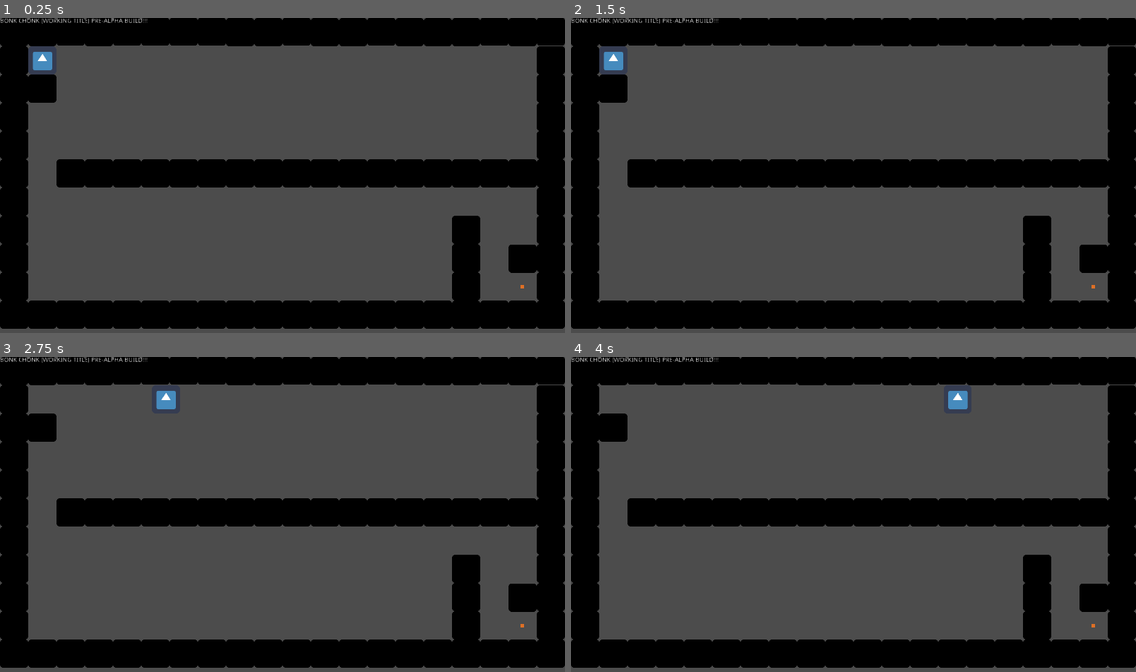
Above: before the commit, frames 1-4 (two rows, left to right).
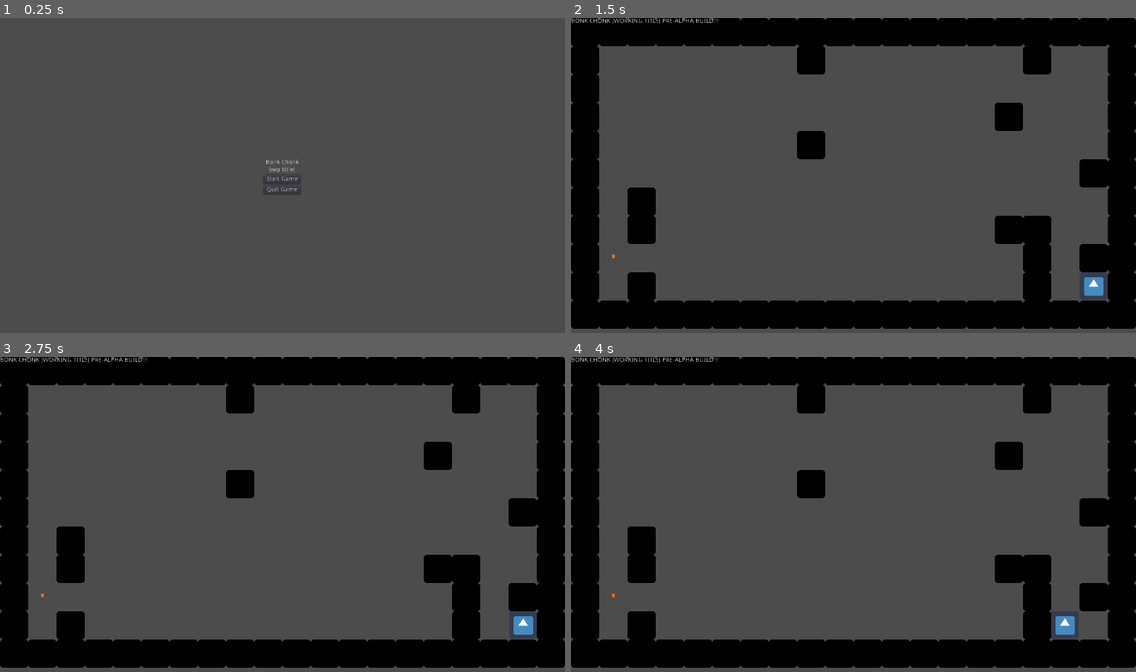
Above: after the commit, the same moments.

Repository: why-is-wy-taken/bonk-chonk
Game: Godot game, scene res://TitleMenu.tscn
Two runs of this game, one before a commit and one after it. Both use one fixed random seed, a clock stepped at 60 frames per second and the inputs below. Before the commit the project starts from res://levels/Level01.tscn. The engine's default icon, where the game draws it, is replaced by a stand-in: a white triangle on a blue panel in a dark square.
Inputs (mouse positions are in pixels of both pictures, inside the frame that each line leads up to):
- Up to frame 1 (0.25 s): no input
- Up to frame 2 (1.5 s): click (853, 178) at 0.5 s, where only the run after the commit has a clickable "Start Game"; click (853, 172) at 1.25 s, where only the run after the commit has a clickable "Level 02"
- Up to frame 3 (2.75 s): tap Enter at 2 s; hold Right (ui_right) from 2.03 s (still down); tap Up (ui_up) at 2.27 s
- Up to frame 4 (4 s): tap Up (ui_up) at 3.02 s; release Right (ui_right) at 3.53 s; hold Left (ui_left) from 3.53 s (still down)

The runs differ from the first frame. In frame 1, 36% of the frame differs, in the area x 0-100%, y 0-99%; in frame 2, 12%; in frame 3, 12%; in frame 4, 12%.

Commit message:
Multiple - Added 4th level - Added Title menu - Added level select menu (debug purposes!)

Diff:
--- /dev/null
+++ b/LevelMenu.tscn
@@ -0,0 +1,57 @@
+[gd_scene load_steps=2 format=2]
+
+[ext_resource path="res://assets/scripts/LevelMenu.gd" type="Script" id=1]
+
+[node name="LevelMenu" type="Control"]
+anchor_right = 1.0
+anchor_bottom = 1.0
+script = ExtResource( 1 )
+__meta__ = {
+"_edit_use_anchors_": false
+}
+
+[node name="CenterContainer" type="CenterContainer" parent="."]
+anchor_right = 1.0
+anchor_bottom = 1.0
+__meta__ = {
+"_edit_use_anchors_": false
+}
+
+[node name="VBoxContainer" type="VBoxContainer" parent="CenterContainer"]
+margin_left = 607.0
+margin_top = 314.0
+margin_right = 673.0
+margin_bottom = 406.0
+
+[node name="Level01" type="Button" parent="CenterContainer/VBoxContainer"]
+margin_right = 66.0
+margin_bottom = 20.0
+text = "Level 01"
+
+[node name="Level02" type="Button" parent="CenterContainer/VBoxContainer"]
+margin_top = 24.0
+margin_right = 66.0
+margin_bottom = 44.0
+text = "Level 02"
+__meta__ = {
+"_edit_use_anchors_": false
+}
+
+[node name="Level03" type="Button" parent="CenterContainer/VBoxContainer"]
+margin_top = 48.0
+margin_right = 66.0
+margin_bottom = 68.0
+text = "Level 03"
+__meta__ = {
+"_edit_use_anchors_": false
+}
+
+[node name="Level04" type="Button" parent="CenterContainer/VBoxContainer"]
+margin_top = 72.0
+margin_right = 66.0
+margin_bottom = 92.0
+text = "Level 04"
+[connection signal="pressed" from="CenterContainer/VBoxContainer/Level01" to="." method="_on_Level01_pressed"]
+[connection signal="pressed" from="CenterContainer/VBoxContainer/Level02" to="." method="_on_Level02_pressed"]
+[connection signal="pressed" from="CenterContainer/VBoxContainer/Level03" to="." method="_on_Level03_pressed"]
+[connection signal="pressed" from="CenterContainer/VBoxContainer/Level04" to="." method="_on_Level04_pressed"]
--- /dev/null
+++ b/TitleMenu.tscn
@@ -0,0 +1,48 @@
+[gd_scene load_steps=2 format=2]
+
+[ext_resource path="res://assets/scripts/TitleMenu.gd" type="Script" id=1]
+
+[node name="TitleMenu" type="Control"]
+anchor_right = 1.0
+anchor_bottom = 1.0
+script = ExtResource( 1 )
+__meta__ = {
+"_edit_use_anchors_": false
+}
+
+[node name="CenterContainer" type="CenterContainer" parent="."]
+anchor_right = 1.0
+anchor_bottom = 1.0
+__meta__ = {
+"_edit_use_anchors_": false
+}
+
+[node name="VBoxContainer" type="VBoxContainer" parent="CenterContainer"]
+margin_left = 598.0
+margin_top = 320.0
+margin_right = 681.0
+margin_bottom = 399.0
+
+[node name="Title" type="Label" parent="CenterContainer/VBoxContainer"]
+margin_right = 83.0
+margin_bottom = 31.0
+text = "Bonk Chonk
+(wip title)"
+align = 1
+
+[node name="StartGame" type="Button" parent="CenterContainer/VBoxContainer"]
+margin_top = 35.0
+margin_right = 83.0
+margin_bottom = 55.0
+text = "Start Game"
+
+[node name="QuitGame" type="Button" parent="CenterContainer/VBoxContainer"]
+margin_top = 59.0
+margin_right = 83.0
+margin_bottom = 79.0
+text = "Quit Game"
+__meta__ = {
+"_edit_use_anchors_": false
+}
+[connection signal="pressed" from="CenterContainer/VBoxContainer/StartGame" to="." method="_on_StartGame_pressed"]
+[connection signal="pressed" from="CenterContainer/VBoxContainer/QuitGame" to="." method="_on_QuitGame_pressed"]
--- /dev/null
+++ b/assets/scripts/LevelMenu.gd
@@ -0,0 +1,13 @@
+extends Control
+
+func _on_Level01_pressed():
+	get_tree().change_scene("res://levels/Level01.tscn")
+
+func _on_Level02_pressed():
+	get_tree().change_scene("res://levels/Level02.tscn")
+
+func _on_Level03_pressed():
+	get_tree().change_scene("res://levels/Level03.tscn")
+
+func _on_Level04_pressed():
+		get_tree().change_scene("res://levels/Level04.tscn")
--- /dev/null
+++ b/assets/scripts/TitleMenu.gd
@@ -0,0 +1,8 @@
+# TitleMenu.gd
+extends Control
+
+func _on_StartGame_pressed():
+    get_tree().change_scene("res://LevelMenu.tscn")
+
+func _on_QuitGame_pressed():
+    get_tree().quit()
--- /dev/null
+++ b/levels/Level04.tscn
@@ -0,0 +1,730 @@
+[gd_scene load_steps=7 format=2]
+
+[ext_resource path="res://icon.png" type="Texture" id=1]
+[ext_resource path="res://Goal.tscn" type="PackedScene" id=2]
+[ext_resource path="res://Player.tscn" type="PackedScene" id=3]
+[ext_resource path="res://Disclaimer.tscn" type="PackedScene" id=4]
+
+[sub_resource type="RectangleShape2D" id=1]
+extents = Vector2( 32, 32 )
+
+[sub_resource type="RectangleShape2D" id=2]
+extents = Vector2( 32, 32 )
+
+[node name="Level04" type="Node"]
+
+[node name="Player" parent="." instance=ExtResource( 3 )]
+position = Vector2( 96, 544 )
+
+[node name="Goal" parent="." instance=ExtResource( 2 )]
+position = Vector2( 224, 608 )
+scale = Vector2( 0.98, 0.98 )
+
+[node name="WallsWithHoles" type="Node" parent="."]
+
+[node name="Wall01" type="StaticBody2D" parent="WallsWithHoles"]
+position = Vector2( 32, 32 )
+__meta__ = {
+"_edit_group_": true
+}
+
+[node name="CollisionShape2D" type="CollisionShape2D" parent="WallsWithHoles/Wall01"]
+shape = SubResource( 1 )
+
+[node name="Sprite" type="Sprite" parent="WallsWithHoles/Wall01"]
+modulate = Color( 0, 0, 0, 1 )
+texture = ExtResource( 1 )
+
+[node name="Wall02" type="StaticBody2D" parent="WallsWithHoles"]
+position = Vector2( 32, 96 )
+__meta__ = {
+"_edit_group_": true
+}
+
+[node name="CollisionShape2D" type="CollisionShape2D" parent="WallsWithHoles/Wall02"]
+shape = SubResource( 1 )
+
+[node name="Sprite" type="Sprite" parent="WallsWithHoles/Wall02"]
+modulate = Color( 0, 0, 0, 1 )
+texture = ExtResource( 1 )
+
+[node name="Wall03" type="StaticBody2D" parent="WallsWithHoles"]
+position = Vector2( 32, 160 )
+__meta__ = {
+"_edit_group_": true
+}
+
+[node name="CollisionShape2D" type="CollisionShape2D" parent="WallsWithHoles/Wall03"]
+shape = SubResource( 1 )
+
+[node name="Sprite" type="Sprite" parent="WallsWithHoles/Wall03"]
+modulate = Color( 0, 0, 0, 1 )
+texture = ExtResource( 1 )
+
+[node name="Wall04" type="StaticBody2D" parent="WallsWithHoles"]
+position = Vector2( 32, 287 )
+__meta__ = {
+"_edit_group_": true
+}
+
+[node name="CollisionShape2D" type="CollisionShape2D" parent="WallsWithHoles/Wall04"]
+shape = SubResource( 1 )
+
+[node name="Sprite" type="Sprite" parent="WallsWithHoles/Wall04"]
+modulate = Color( 0, 0, 0, 1 )
+texture = ExtResource( 1 )
+
+[node name="Wall05" type="StaticBody2D" parent="WallsWithHoles"]
+position = Vector2( 32, 352 )
+__meta__ = {
+"_edit_group_": true
+}
+
+[node name="CollisionShape2D" type="CollisionShape2D" parent="WallsWithHoles/Wall05"]
+shape = SubResource( 1 )
+
+[node name="Sprite" type="Sprite" parent="WallsWithHoles/Wall05"]
+modulate = Color( 0, 0, 0, 1 )
+texture = ExtResource( 1 )
+
+[node name="Wall06" type="StaticBody2D" parent="WallsWithHoles"]
+position = Vector2( 32, 416 )
+__meta__ = {
+"_edit_group_": true
+}
+
+[node name="CollisionShape2D" type="CollisionShape2D" parent="WallsWithHoles/Wall06"]
+shape = SubResource( 1 )
+
+[node name="Sprite" type="Sprite" parent="WallsWithHoles/Wall06"]
+modulate = Color( 0, 0, 0, 1 )
+texture = ExtResource( 1 )
+
+[node name="Wall07" type="StaticBody2D" parent="WallsWithHoles"]
+position = Vector2( 32, 544 )
+__meta__ = {
+"_edit_group_": true
+}
+
+[node name="CollisionShape2D" type="CollisionShape2D" parent="WallsWithHoles/Wall07"]
+shape = SubResource( 1 )
+
+[node name="Sprite" type="Sprite" parent="WallsWithHoles/Wall07"]
+modulate = Color( 0, 0, 0, 1 )
+texture = ExtResource( 1 )
+
+[node name="Wall08" type="StaticBody2D" parent="WallsWithHoles"]
+position = Vector2( 32, 608 )
+__meta__ = {
+"_edit_group_": true
+}
+
+[node name="CollisionShape2D" type="CollisionShape2D" parent="WallsWithHoles/Wall08"]
+shape = SubResource( 1 )
+
+[node name="Sprite" type="Sprite" parent="WallsWithHoles/Wall08"]
+modulate = Color( 0, 0, 0, 1 )
+texture = ExtResource( 1 )
+
+[node name="Wall09" type="StaticBody2D" parent="WallsWithHoles"]
+position = Vector2( 32, 672 )
+__meta__ = {
+"_edit_group_": true
+}
+
+[node name="CollisionShape2D" type="CollisionShape2D" parent="WallsWithHoles/Wall09"]
+shape = SubResource( 1 )
+
+[node name="Sprite" type="Sprite" parent="WallsWithHoles/Wall09"]
+modulate = Color( 0, 0, 0, 1 )
+texture = ExtResource( 1 )
+
+[node name="Wall10" type="StaticBody2D" parent="WallsWithHoles"]
+position = Vector2( 160, 672 )
+__meta__ = {
+"_edit_group_": true
+}
+
+[node name="CollisionShape2D" type="CollisionShape2D" parent="WallsWithHoles/Wall10"]
+shape = SubResource( 1 )
+
+[node name="Sprite" type="Sprite" parent="WallsWithHoles/Wall10"]
+modulate = Color( 0, 0, 0, 1 )
+texture = ExtResource( 1 )
+
+[node name="Wall11" type="StaticBody2D" parent="WallsWithHoles"]
+position = Vector2( 224, 672 )
+__meta__ = {
+"_edit_group_": true
+}
+
+[node name="CollisionShape2D" type="CollisionShape2D" parent="WallsWithHoles/Wall11"]
+shape = SubResource( 1 )
+
+[node name="Sprite" type="Sprite" parent="WallsWithHoles/Wall11"]
+modulate = Color( 0, 0, 0, 1 )
+texture = ExtResource( 1 )
+
+[node name="Wall12" type="StaticBody2D" parent="WallsWithHoles"]
+position = Vector2( 288, 672 )
+__meta__ = {
+"_edit_group_": true
+}
+
+[node name="CollisionShape2D" type="CollisionShape2D" parent="WallsWithHoles/Wall12"]
+shape = SubResource( 1 )
+
+[node name="Sprite" type="Sprite" parent="WallsWithHoles/Wall12"]
+modulate = Color( 0, 0, 0, 1 )
+texture = ExtResource( 1 )
+
+[node name="Wall13" type="StaticBody2D" parent="WallsWithHoles"]
+position = Vector2( 416, 672 )
+__meta__ = {
+"_edit_group_": true
+}
+
+[node name="CollisionShape2D" type="CollisionShape2D" parent="WallsWithHoles/Wall13"]
+shape = SubResource( 1 )
+
+[node name="Sprite" type="Sprite" parent="WallsWithHoles/Wall13"]
+modulate = Color( 0, 0, 0, 1 )
+texture = ExtResource( 1 )
+
+[node name="Wall14" type="StaticBody2D" parent="WallsWithHoles"]
+position = Vector2( 480, 672 )
+__meta__ = {
+"_edit_group_": true
+}
+
+[node name="CollisionShape2D" type="CollisionShape2D" parent="WallsWithHoles/Wall14"]
+shape = SubResource( 1 )
+
+[node name="Sprite" type="Sprite" parent="WallsWithHoles/Wall14"]
+modulate = Color( 0, 0, 0, 1 )
+texture = ExtResource( 1 )
+
+[node name="Wall15" type="StaticBody2D" parent="WallsWithHoles"]
+position = Vector2( 544, 672 )
+__meta__ = {
+"_edit_group_": true
+}
+
+[node name="CollisionShape2D" type="CollisionShape2D" parent="WallsWithHoles/Wall15"]
+shape = SubResource( 1 )
+
+[node name="Sprite" type="Sprite" parent="WallsWithHoles/Wall15"]
+modulate = Color( 0, 0, 0, 1 )
+texture = ExtResource( 1 )
+
+[node name="Wall16" type="StaticBody2D" parent="WallsWithHoles"]
+position = Vector2( 672, 672 )
+__meta__ = {
+"_edit_group_": true
+}
+
+[node name="CollisionShape2D" type="CollisionShape2D" parent="WallsWithHoles/Wall16"]
+shape = SubResource( 1 )
+
+[node name="Sprite" type="Sprite" parent="WallsWithHoles/Wall16"]
+modulate = Color( 0, 0, 0, 1 )
+texture = ExtResource( 1 )
+
+[node name="Wall17" type="StaticBody2D" parent="WallsWithHoles"]
+position = Vector2( 736, 672 )
+__meta__ = {
+"_edit_group_": true
+}
+
+[node name="CollisionShape2D" type="CollisionShape2D" parent="WallsWithHoles/Wall17"]
+shape = SubResource( 1 )
+
+[node name="Sprite" type="Sprite" parent="WallsWithHoles/Wall17"]
+modulate = Color( 0, 0, 0, 1 )
+texture = ExtResource( 1 )
+
+[node name="Wall18" type="StaticBody2D" parent="WallsWithHoles"]
+position = Vector2( 800, 672 )
+__meta__ = {
+"_edit_group_": true
+}
+
+[node name="CollisionShape2D" type="CollisionShape2D" parent="WallsWithHoles/Wall18"]
+shape = SubResource( 1 )
+
+[node name="Sprite" type="Sprite" parent="WallsWithHoles/Wall18"]
+modulate = Color( 0, 0, 0, 1 )
+texture = ExtResource( 1 )
+
+[node name="Wall19" type="StaticBody2D" parent="WallsWithHoles"]
+position = Vector2( 928, 672 )
+__meta__ = {
+"_edit_group_": true
+}
+
+[node name="CollisionShape2D" type="CollisionShape2D" parent="WallsWithHoles/Wall19"]
+shape = SubResource( 1 )
+
+[node name="Sprite" type="Sprite" parent="WallsWithHoles/Wall19"]
+modulate = Color( 0, 0, 0, 1 )
+texture = ExtResource( 1 )
+
+[node name="Wall20" type="StaticBody2D" parent="WallsWithHoles"]
+position = Vector2( 992, 672 )
+__meta__ = {
+"_edit_group_": true
+}
+
+[node name="CollisionShape2D" type="CollisionShape2D" parent="WallsWithHoles/Wall20"]
+shape = SubResource( 1 )
+
+[node name="Sprite" type="Sprite" parent="WallsWithHoles/Wall20"]
+modulate = Color( 0, 0, 0, 1 )
+texture = ExtResource( 1 )
+
+[node name="Wall21" type="StaticBody2D" parent="WallsWithHoles"]
+position = Vector2( 1056, 672 )
+__meta__ = {
+"_edit_group_": true
+}
+
+[node name="CollisionShape2D" type="CollisionShape2D" parent="WallsWithHoles/Wall21"]
+shape = SubResource( 1 )
+
+[node name="Sprite" type="Sprite" parent="WallsWithHoles/Wall21"]
+modulate = Color( 0, 0, 0, 1 )
+texture = ExtResource( 1 )
+
+[node name="Wall22" type="StaticBody2D" parent="WallsWithHoles"]
+position = Vector2( 1184, 672 )
+__meta__ = {
+"_edit_group_": true
+}
+
+[node name="CollisionShape2D" type="CollisionShape2D" parent="WallsWithHoles/Wall22"]
+shape = SubResource( 1 )
+
+[node name="Sprite" type="Sprite" parent="WallsWithHoles/Wall22"]
+modulate = Color( 0, 0, 0, 1 )
+texture = ExtResource( 1 )
+
+[node name="Wall23" type="StaticBody2D" parent="WallsWithHoles"]
+position = Vector2( 1248, 672 )
+__meta__ = {
+"_edit_group_": true
+}
+
+[node name="CollisionShape2D" type="CollisionShape2D" parent="WallsWithHoles/Wall23"]
+shape = SubResource( 1 )
+
+[node name="Sprite" type="Sprite" parent="WallsWithHoles/Wall23"]
+modulate = Color( 0, 0, 0, 1 )
+texture = ExtResource( 1 )
+
+[node name="Wall24" type="StaticBody2D" parent="WallsWithHoles"]
+position = Vector2( 1248, 608 )
+__meta__ = {
+"_edit_group_": true
+}
+
+[node name="CollisionShape2D" type="CollisionShape2D" parent="WallsWithHoles/Wall24"]
+shape = SubResource( 1 )
+
+[node name="Sprite" type="Sprite" parent="WallsWithHoles/Wall24"]
+modulate = Color( 0, 0, 0, 1 )
+texture = ExtResource( 1 )
+
+[node name="Wall25" type="StaticBody2D" parent="WallsWithHoles"]
+position = Vector2( 1248, 480 )
+__meta__ = {
+"_edit_group_": true
+}
+
+[node name="CollisionShape2D" type="CollisionShape2D" parent="WallsWithHoles/Wall25"]
+shape = SubResource( 1 )
+
+[node name="Sprite" type="Sprite" parent="WallsWithHoles/Wall25"]
+modulate = Color( 0, 0, 0, 1 )
+texture = ExtResource( 1 )
+
+[node name="Wall26" type="StaticBody2D" parent="WallsWithHoles"]
+position = Vector2( 1248, 416 )
+__meta__ = {
+"_edit_group_": true
+}
+
+[node name="CollisionShape2D" type="CollisionShape2D" parent="WallsWithHoles/Wall26"]
+shape = SubResource( 1 )
+
+[node name="Sprite" type="Sprite" parent="WallsWithHoles/Wall26"]
+modulate = Color( 0, 0, 0, 1 )
+texture = ExtResource( 1 )
+
+[node name="Wall27" type="StaticBody2D" parent="WallsWithHoles"]
+position = Vector2( 1248, 352 )
+__meta__ = {
+"_edit_group_": true
+}
+
+[node name="CollisionShape2D" type="CollisionShape2D" parent="WallsWithHoles/Wall27"]
+shape = SubResource( 1 )
+
+[node name="Sprite" type="Sprite" parent="WallsWithHoles/Wall27"]
+modulate = Color( 0, 0, 0, 1 )
+texture = ExtResource( 1 )
+
+[node name="Wall28" type="StaticBody2D" parent="WallsWithHoles"]
+position = Vector2( 1248, 224.64 )
+__meta__ = {
+"_edit_group_": true
+}
+
+[node name="CollisionShape2D" type="CollisionShape2D" parent="WallsWithHoles/Wall28"]
+shape = SubResource( 1 )
+
+[node name="Sprite" type="Sprite" parent="WallsWithHoles/Wall28"]
+modulate = Color( 0, 0, 0, 1 )
+texture = ExtResource( 1 )
+
+[node name="Wall29" type="StaticBody2D" parent="WallsWithHoles"]
+position = Vector2( 1248, 160 )
+__meta__ = {
+"_edit_group_": true
+}
+
+[node name="CollisionShape2D" type="CollisionShape2D" parent="WallsWithHoles/Wall29"]
+shape = SubResource( 1 )
+
+[node name="Sprite" type="Sprite" parent="WallsWithHoles/Wall29"]
+modulate = Color( 0, 0, 0, 1 )
+texture = ExtResource( 1 )
+
+[node name="Wall30" type="StaticBody2D" parent="WallsWithHoles"]
+position = Vector2( 1248, 32 )
+__meta__ = {
+"_edit_group_": true
+}
+
+[node name="CollisionShape2D" type="CollisionShape2D" parent="WallsWithHoles/Wall30"]
+shape = SubResource( 1 )
+
+[node name="Sprite" type="Sprite" parent="WallsWithHoles/Wall30"]
+modulate = Color( 0, 0, 0, 1 )
+texture = ExtResource( 1 )
+
+[node name="Wall31" type="StaticBody2D" parent="WallsWithHoles"]
+position = Vector2( 1184, 32 )
+__meta__ = {
+"_edit_group_": true
+}
+
+[node name="CollisionShape2D" type="CollisionShape2D" parent="WallsWithHoles/Wall31"]
+shape = SubResource( 1 )
+
+[node name="Sprite" type="Sprite" parent="WallsWithHoles/Wall31"]
+modulate = Color( 0, 0, 0, 1 )
+texture = ExtResource( 1 )
+
+[node name="Wall32" type="StaticBody2D" parent="WallsWithHoles"]
+position = Vector2( 1120, 32 )
+__meta__ = {
+"_edit_group_": true
+}
+
+[node name="CollisionShape2D" type="CollisionShape2D" parent="WallsWithHoles/Wall32"]
+shape = SubResource( 1 )
+
+[node name="Sprite" type="Sprite" parent="WallsWithHoles/Wall32"]
+modulate = Color( 0, 0, 0, 1 )
+texture = ExtResource( 1 )
+
+[node name="Wall33" type="StaticBody2D" parent="WallsWithHoles"]
+position = Vector2( 992, 32 )
+__meta__ = {
+"_edit_group_": true
+}
+
+[node name="CollisionShape2D" type="CollisionShape2D" parent="WallsWithHoles/Wall33"]
+shape = SubResource( 1 )
+
+[node name="Sprite" type="Sprite" parent="WallsWithHoles/Wall33"]
+modulate = Color( 0, 0, 0, 1 )
+texture = ExtResource( 1 )
+
+[node name="Wall34" type="StaticBody2D" parent="WallsWithHoles"]
+position = Vector2( 928, 32 )
+__meta__ = {
+"_edit_group_": true
+}
+
+[node name="CollisionShape2D" type="CollisionShape2D" parent="WallsWithHoles/Wall34"]
+shape = SubResource( 1 )
+
+[node name="Sprite" type="Sprite" parent="WallsWithHoles/Wall34"]
+modulate = Color( 0, 0, 0, 1 )
+texture = ExtResource( 1 )
+
+[node name="Wall35" type="StaticBody2D" parent="WallsWithHoles"]
+position = Vector2( 864, 32 )
+__meta__ = {
+"_edit_group_": true
+}
+
+[node name="CollisionShape2D" type="CollisionShape2D" parent="WallsWithHoles/Wall35"]
+shape = SubResource( 1 )
+
+[node name="Sprite" type="Sprite" parent="WallsWithHoles/Wall35"]
+modulate = Color( 0, 0, 0, 1 )
+texture = ExtResource( 1 )
+
+[node name="Wall36" type="StaticBody2D" parent="WallsWithHoles"]
+position = Vector2( 736, 32 )
+__meta__ = {
+"_edit_group_": true
+}
+
+[node name="CollisionShape2D" type="CollisionShape2D" parent="WallsWithHoles/Wall36"]
+shape = SubResource( 1 )
+
+[node name="Sprite" type="Sprite" parent="WallsWithHoles/Wall36"]
+modulate = Color( 0, 0, 0, 1 )
+texture = ExtResource( 1 )
+
+[node name="Wall37" type="StaticBody2D" parent="WallsWithHoles"]
+position = Vector2( 672, 32 )
+__meta__ = {
+"_edit_group_": true
+}
+
+[node name="CollisionShape2D" type="CollisionShape2D" parent="WallsWithHoles/Wall37"]
+shape = SubResource( 1 )
+
+[node name="Sprite" type="Sprite" parent="WallsWithHoles/Wall37"]
+modulate = Color( 0, 0, 0, 1 )
+texture = ExtResource( 1 )
+
+[node name="Wall38" type="StaticBody2D" parent="WallsWithHoles"]
+position = Vector2( 608, 32 )
+__meta__ = {
+"_edit_group_": true
+}
+
+[node name="CollisionShape2D" type="CollisionShape2D" parent="WallsWithHoles/Wall38"]
+shape = SubResource( 1 )
+
+[node name="Sprite" type="Sprite" parent="WallsWithHoles/Wall38"]
+modulate = Color( 0, 0, 0, 1 )
+texture = ExtResource( 1 )
+
+[node name="Wall39" type="StaticBody2D" parent="WallsWithHoles"]
+position = Vector2( 480, 32 )
+__meta__ = {
+"_edit_group_": true
+}
+
+[node name="CollisionShape2D" type="CollisionShape2D" parent="WallsWithHoles/Wall39"]
+shape = SubResource( 1 )
+
+[node name="Sprite" type="Sprite" parent="WallsWithHoles/Wall39"]
+modulate = Color( 0, 0, 0, 1 )
+texture = ExtResource( 1 )
+
+[node name="Wall40" type="StaticBody2D" parent="WallsWithHoles"]
+position = Vector2( 416, 32 )
+__meta__ = {
+"_edit_group_": true
+}
+
+[node name="CollisionShape2D" type="CollisionShape2D" parent="WallsWithHoles/Wall40"]
+shape = SubResource( 1 )
+
+[node name="Sprite" type="Sprite" parent="WallsWithHoles/Wall40"]
+modulate = Color( 0, 0, 0, 1 )
+texture = ExtResource( 1 )
+
+[node name="Wall41" type="StaticBody2D" parent="WallsWithHoles"]
+position = Vector2( 352, 32 )
+__meta__ = {
+"_edit_group_": true
+}
+
+[node name="CollisionShape2D" type="CollisionShape2D" parent="WallsWithHoles/Wall41"]
+shape = SubResource( 1 )
+
+[node name="Sprite" type="Sprite" parent="WallsWithHoles/Wall41"]
+modulate = Color( 0, 0, 0, 1 )
+texture = ExtResource( 1 )
+
+[node name="Wall42" type="StaticBody2D" parent="WallsWithHoles"]
+position = Vector2( 224, 32 )
+__meta__ = {
+"_edit_group_": true
+}
+
+[node name="CollisionShape2D" type="CollisionShape2D" parent="WallsWithHoles/Wall42"]
+shape = SubResource( 1 )
+
+[node name="Sprite" type="Sprite" parent="WallsWithHoles/Wall42"]
+modulate = Color( 0, 0, 0, 1 )
+texture = ExtResource( 1 )
+
+[node name="Wall43" type="StaticBody2D" parent="WallsWithHoles"]
+position = Vector2( 96, 32 )
+__meta__ = {
+"_edit_group_": true
+}
+
+[node name="CollisionShape2D" type="CollisionShape2D" parent="WallsWithHoles/Wall43"]
+shape = SubResource( 1 )
+
+[node name="Sprite" type="Sprite" parent="WallsWithHoles/Wall43"]
+modulate = Color( 0, 0, 0, 1 )
+texture = ExtResource( 1 )
+
+[node name="ExtraWalls" type="Node" parent="."]
+
+[node name="Wall44" type="StaticBody2D" parent="ExtraWalls"]
+position = Vector2( 160, 608 )
+__meta__ = {
+"_edit_group_": true
+}
+
+[node name="CollisionShape2D" type="CollisionShape2D" parent="ExtraWalls/Wall44"]
+shape = SubResource( 2 )
+
+[node name="Sprite" type="Sprite" parent="ExtraWalls/Wall44"]
+modulate = Color( 0, 0, 0, 1 )
+texture = ExtResource( 1 )
+
+[node name="Wall45" type="StaticBody2D" parent="ExtraWalls"]
+position = Vector2( 160, 480 )
+__meta__ = {
+"_edit_group_": true
+}
+
+[node name="CollisionShape2D" type="CollisionShape2D" parent="ExtraWalls/Wall45"]
+shape = SubResource( 2 )
+
+[node name="Sprite" type="Sprite" parent="ExtraWalls/Wall45"]
+modulate = Color( 0, 0, 0, 1 )
+texture = ExtResource( 1 )
+
+[node name="Wall46" type="StaticBody2D" parent="ExtraWalls"]
+position = Vector2( 160, 416 )
+__meta__ = {
+"_edit_group_": true
+}
+
+[node name="CollisionShape2D" type="CollisionShape2D" parent="ExtraWalls/Wall46"]
+shape = SubResource( 2 )
+
+[node name="Sprite" type="Sprite" parent="ExtraWalls/Wall46"]
+modulate = Color( 0, 0, 0, 1 )
+texture = ExtResource( 1 )
+
+[node name="Wall48" type="StaticBody2D" parent="ExtraWalls"]
+position = Vector2( 224, 416 )
+__meta__ = {
+"_edit_group_": true
+}
+
+[node name="CollisionShape2D" type="CollisionShape2D" parent="ExtraWalls/Wall48"]
+shape = SubResource( 2 )
+
+[node name="Sprite" type="Sprite" parent="ExtraWalls/Wall48"]
+modulate = Color( 0, 0, 0, 1 )
+texture = ExtResource( 1 )
+
+[node name="Wall49" type="StaticBody2D" parent="ExtraWalls"]
+position = Vector2( 1184, 544 )
+__meta__ = {
+"_edit_group_": true
+}
+
+[node name="CollisionShape2D" type="CollisionShape2D" parent="ExtraWalls/Wall49"]
+shape = SubResource( 2 )
+
+[node name="Sprite" type="Sprite" parent="ExtraWalls/Wall49"]
+modulate = Color( 0, 0, 0, 1 )
+texture = ExtResource( 1 )
+
+[node name="Wall50" type="StaticBody2D" parent="ExtraWalls"]
+position = Vector2( 352, 480 )
+__meta__ = {
+"_edit_group_": true
+}
+
+[node name="CollisionShape2D" type="CollisionShape2D" parent="ExtraWalls/Wall50"]
+shape = SubResource( 2 )
+
+[node name="Sprite" type="Sprite" parent="ExtraWalls/Wall50"]
+modulate = Color( 0, 0, 0, 1 )
+texture = ExtResource( 1 )
+
+[node name="Wall51" type="StaticBody2D" parent="ExtraWalls"]
+position = Vector2( 1056, 288 )
+__meta__ = {
+"_edit_group_": true
+}
+
+[node name="CollisionShape2D" type="CollisionShape2D" parent="ExtraWalls/Wall51"]
+shape = SubResource( 2 )
+
+[node name="Sprite" type="Sprite" parent="ExtraWalls/Wall51"]
+modulate = Color( 0, 0, 0, 1 )
+texture = ExtResource( 1 )
+
+[node name="Wall55" type="StaticBody2D" parent="ExtraWalls"]
+position = Vector2( 288, 224.64 )
+__meta__ = {
+"_edit_group_": true
+}
+
+[node name="CollisionShape2D" type="CollisionShape2D" parent="ExtraWalls/Wall55"]
+shape = SubResource( 2 )
+
+[node name="Sprite" type="Sprite" parent="ExtraWalls/Wall55"]
+modulate = Color( 0, 0, 0, 1 )
+texture = ExtResource( 1 )
+
+[node name="Wall54" type="StaticBody2D" parent="ExtraWalls"]
+position = Vector2( 1120, 224.64 )
+__meta__ = {
+"_edit_group_": true
+}
+
+[node name="CollisionShape2D" type="CollisionShape2D" parent="ExtraWalls/Wall54"]
+shape = SubResource( 2 )
+
+[node name="Sprite" type="Sprite" parent="ExtraWalls/Wall54"]
+modulate = Color( 0, 0, 0, 1 )
+texture = ExtResource( 1 )
+
+[node name="Wall52" type="StaticBody2D" parent="ExtraWalls"]
+position = Vector2( 288, 416 )
+__meta__ = {
+"_edit_group_": true
+}
+
+[node name="CollisionShape2D" type="CollisionShape2D" parent="ExtraWalls/Wall52"]
+shape = SubResource( 2 )
+
+[node name="Sprite" type="Sprite" parent="ExtraWalls/Wall52"]
+modulate = Color( 0, 0, 0, 1 )
+texture = ExtResource( 1 )
+
+[node name="Wall53" type="StaticBody2D" parent="ExtraWalls"]
+position = Vector2( 1120, 96 )
+__meta__ = {
+"_edit_group_": true
+}
+
+[node name="CollisionShape2D" type="CollisionShape2D" parent="ExtraWalls/Wall53"]
+shape = SubResource( 2 )
+
+[node name="Sprite" type="Sprite" parent="ExtraWalls/Wall53"]
+modulate = Color( 0, 0, 0, 1 )
+texture = ExtResource( 1 )
+
+[node name="Disclaimer" parent="." instance=ExtResource( 4 )]
+margin_right = 335.0
--- a/project.godot
+++ b/project.godot
@@ -16,7 +16,7 @@
 [application]
 
 config/name="Bonk Chonk (working title)"
-run/main_scene="res://levels/Level01.tscn"
+run/main_scene="res://TitleMenu.tscn"
 config/icon="res://icon.png"
 
 [display]
